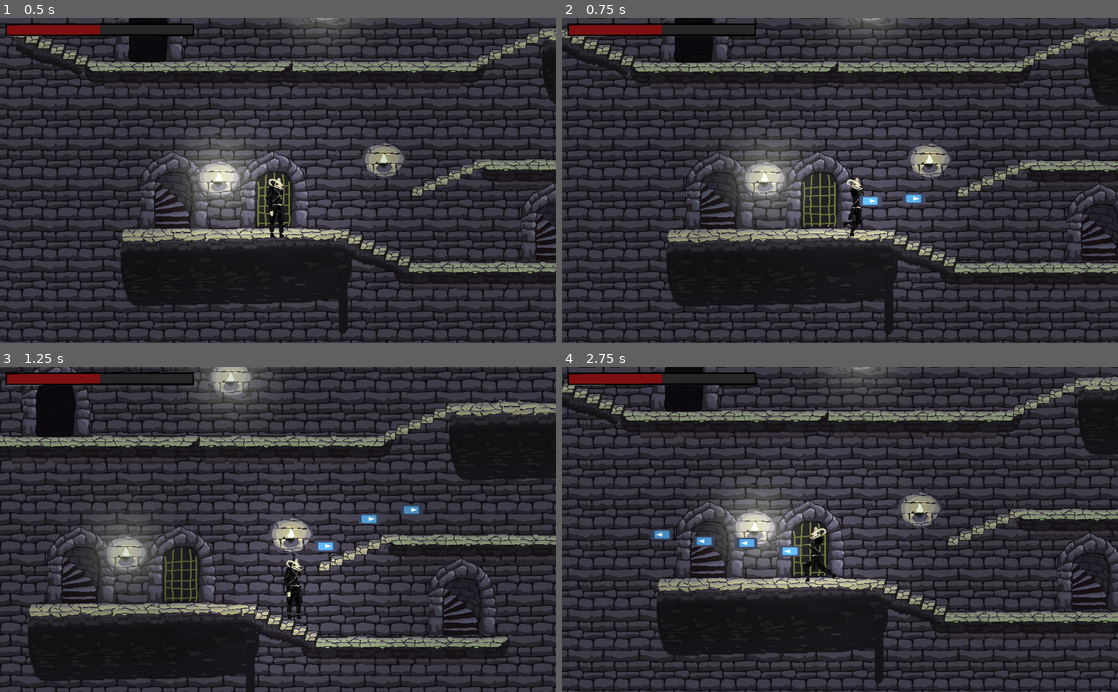
Above: before the commit, frames 1-4 (two rows, left to right).
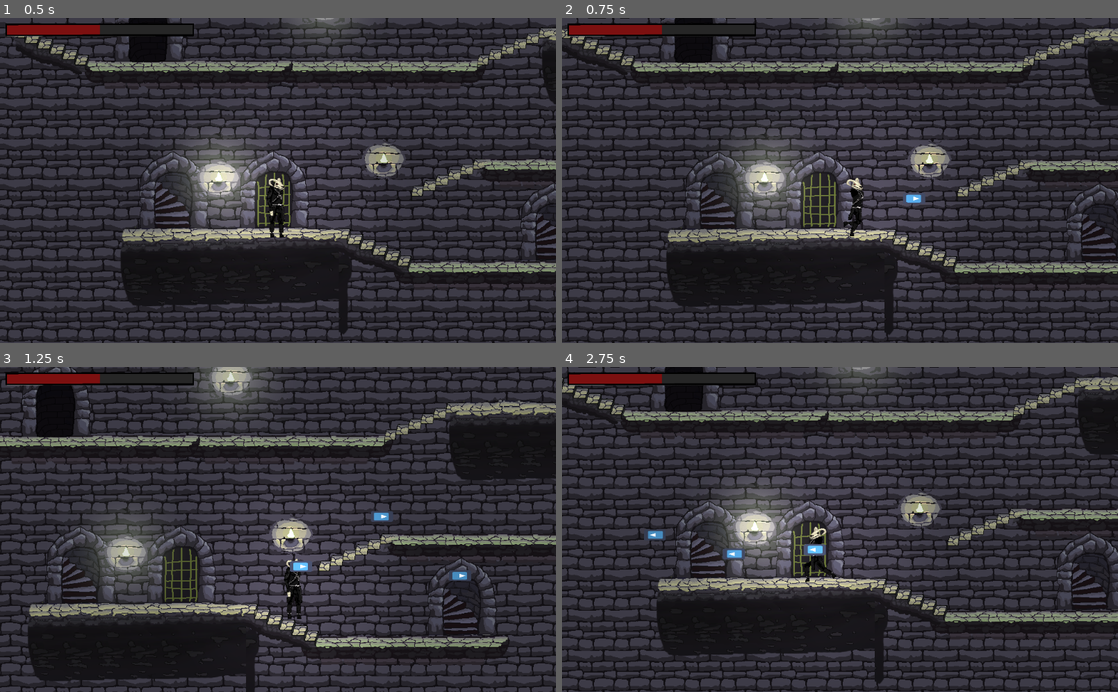
Above: after the commit, the same moments.

Repository: IgorBayerl/godot-game-liliths-crusade
Game: Godot game, scene res://src/Scenes/Main.tscn
The game is run twice, just before and just after one commit, with the same random seed, the same clock (stepped at 60 frames per second) and the same inputs. The engine's default icon, where the game draws it, is replaced by a stand-in: a white triangle on a blue panel in a dark square.
Inputs (mouse positions are in pixels of both pictures, inside the frame that each line leads up to):
- Up to frame 1 (0.5 s): no input
- Up to frame 2 (0.75 s): move the mouse to (962, 164) at 0.52 s; hold D (move_RIGHT) from 0.53 s (still down); hold K (shoot) from 0.53 s (still down); click (962, 164) at 0.67 s
- Up to frame 3 (1.25 s): keep holding D (move_RIGHT); keep holding K (shoot); tap J (jump) at 0.77 s
- Up to frame 4 (2.75 s): release D (move_RIGHT) at 1.25 s; release K (shoot) at 1.25 s; drag from (728, 545) to (812, 594) at 1.27 s; move the mouse to (895, 458) at 2.02 s; hold A (move_LEFT) from 2.03 s (still down); hold K (shoot) from 2.03 s (still down); tap H (interact) at 2.1 s

Frame 1 is identical in both runs. In frame 2, 0.1% of the frame differs, in the area x 53-58%, y 54-59%; in frame 3, 0.6%; in frame 4, 0.7%, in the area x 14-48%, y 50-60%.

Commit message:
arma automatica

Diff:
--- a/src/Actors/Player.tscn
+++ b/src/Actors/Player.tscn
@@ -60,7 +60,7 @@
 __meta__ = {
 "_edit_group_": true
 }
-fire_rate = 0.1
+automatica = true
 
 [node name="Arma" type="Sprite" parent="Mira"]
 position = Vector2( 51.0576, -0.333706 )
--- a/src/Actors/Projeteis/Bullet.tscn
+++ b/src/Actors/Projeteis/Bullet.tscn
@@ -7,7 +7,7 @@
 
 [node name="RigidBody2D" type="RigidBody2D"]
 collision_layer = 16
-collision_mask = 3
+collision_mask = 2
 mass = 0.00102041
 gravity_scale = 0.0
 contacts_reported = 1
--- a/src/Scripts/Mira.gd
+++ b/src/Scripts/Mira.gd
@@ -5,6 +5,7 @@
 export var bullet_speed = 1000
 export var fire_rate = 0.2
 export var random_rate = 0.08
+export var automatica = false
 
 var dir: = Vector2()
 var can_fire = true
@@ -12,10 +13,15 @@
 
 func _process(delta: float) -> void:
 	set_direction_view()
+	if automatica:
+		if Input.is_action_pressed("shoot") and can_fire:
+			instanciate_bullet()
+			$SoundEffects/Shoot.play()
+	else:
+		if Input.is_action_just_pressed("shoot") and can_fire:
+			instanciate_bullet()
+			$SoundEffects/Shoot.play()
 
-	if Input.is_action_pressed("shoot") and can_fire:
-		instanciate_bullet()
-		$SoundEffects/Shoot.play()
 
 func get_direction() -> int:
 	if Input.get_action_strength("move_LEFT") :
